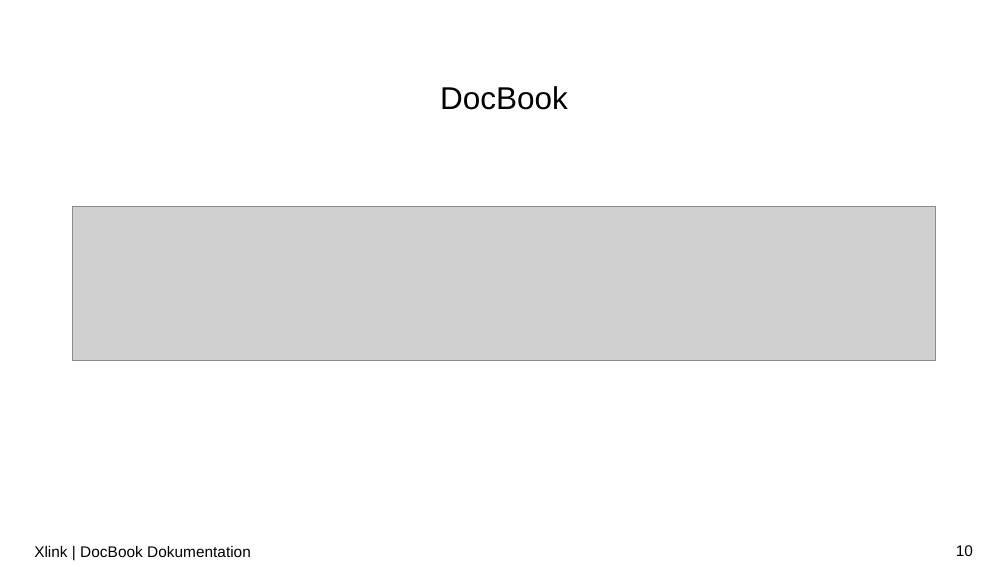
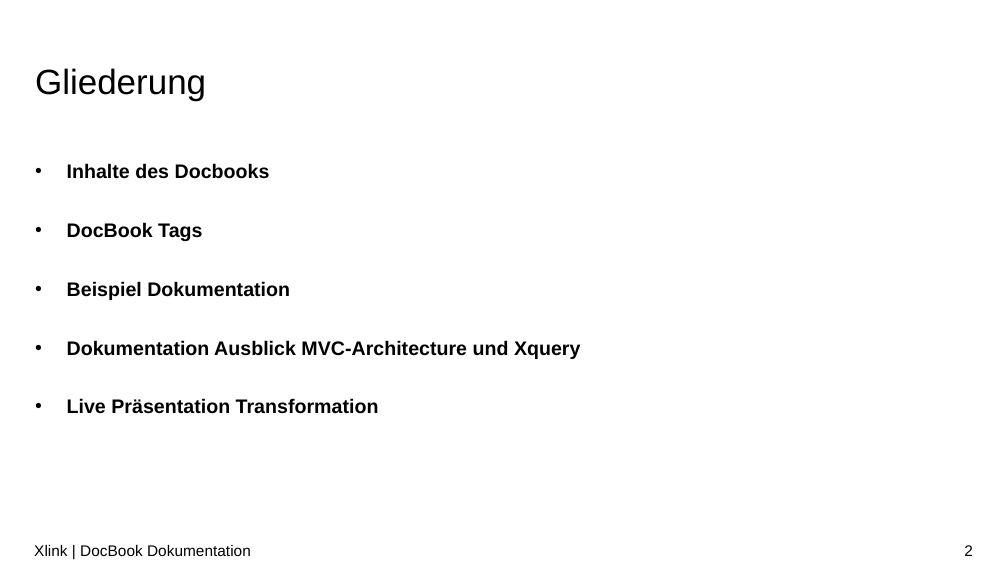
Before and after one commit to LorenzoBrazzi-zz/XML_Praktikum, a slide deck: slide 2 of Präsentationen/PP_notenbonus.pptx (slide 10 before the commit). Drawn at 1008x567 pixels with LibreOffice and Linux fonts; fonts in the diff are those of the drawing; grey boxes stand for pictures; background and template pictures are left out. Boxes give left, top, right and bottom in pixels: in the first picture for what was removed or moved away, otherwise in the second. Text is boxed around its words. In the diff, an @@ line names an element or a change of style, - is before the commit and + after.

```diff
--- a/Präsentationen/PP_notenbonus.pptx
+++ b/Präsentationen/PP_notenbonus.pptx
@@ title added at box(35, 68, 206, 101), 25 pt, text #000000 @@
+Gliederung
@@ title removed at box(440, 86, 568, 110) @@
-DocBook
@@ text added at box(67, 163, 580, 414), 14 pt, text #000000, bold @@
+• Inhalte des Docbooks
+• DocBook Tags
+• Beispiel Dokumentation
+• Dokumentation Ausblick MVC-Architecture und Xquery
+• Live Präsentation Transformation
@@ picture removed at box(73, 207, 935, 361) @@
@@ page number at box(964, 545, 973, 556): text changed @@
-10
+2
```
Also in this commit, not shown: 6 other slides changed, 1 slide added, 5 slides removed, 8 other files.
